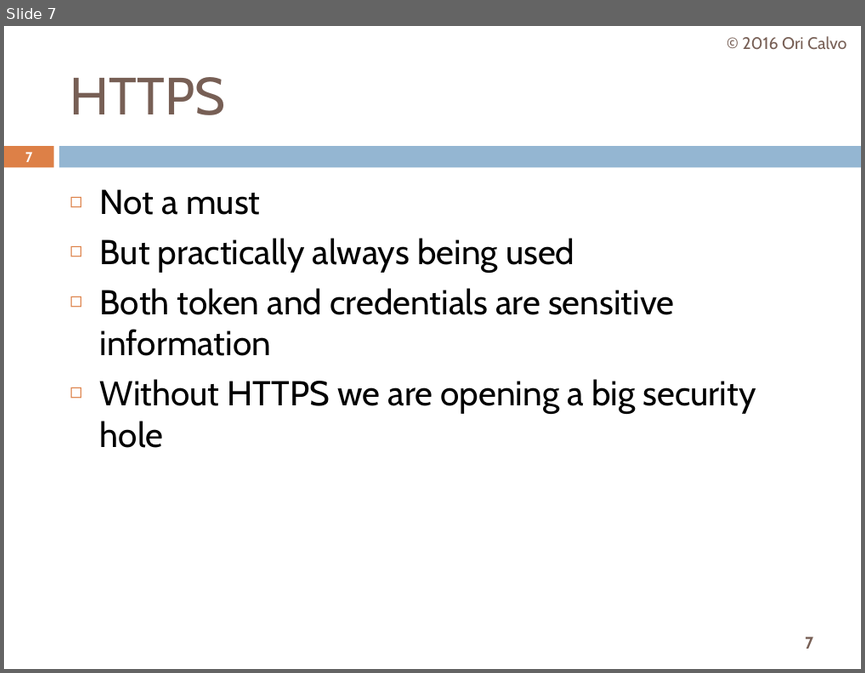
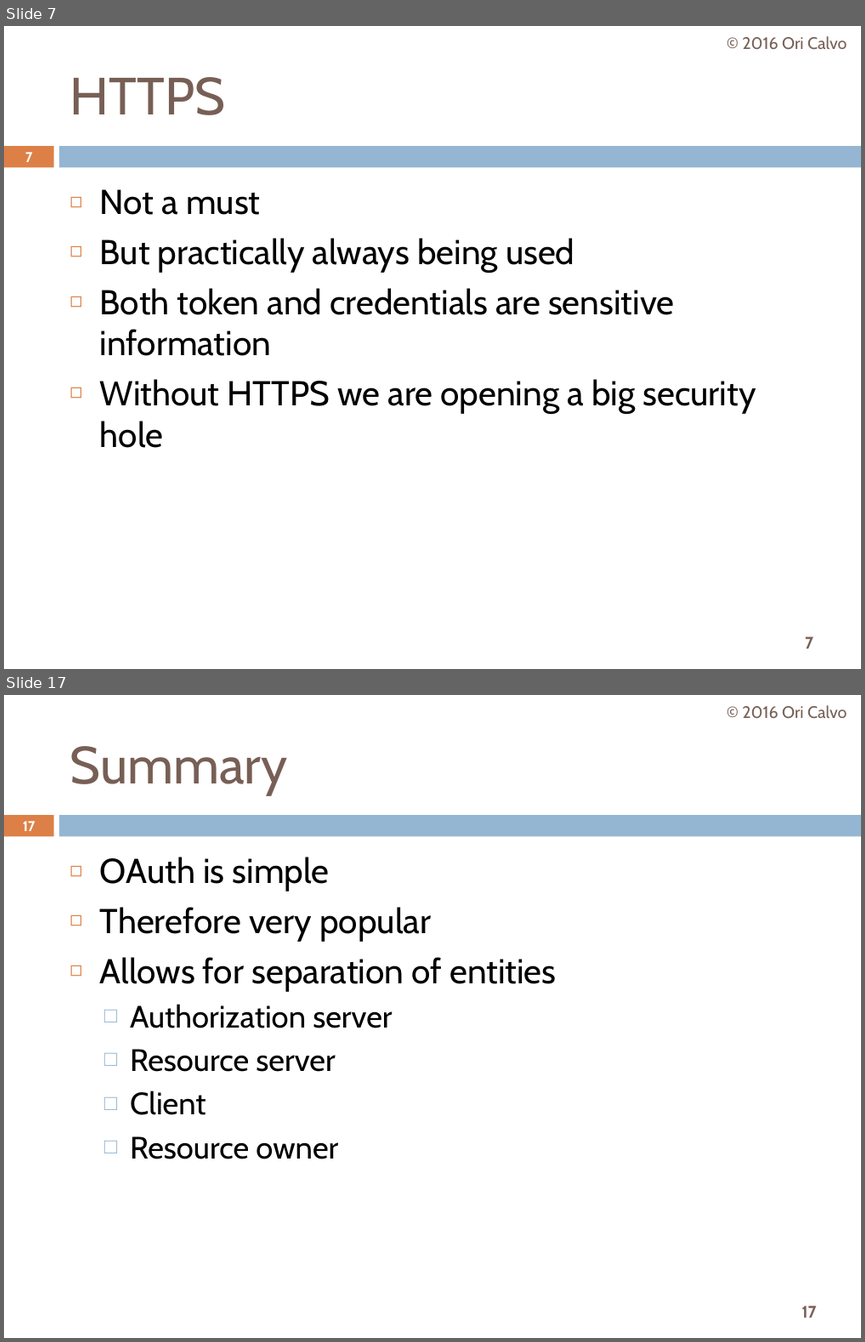
Before and after one commit to oricalvo/course-oauth, a slide deck: OAuth.pptx. Shown one above the other, each under a label of ours: slide 7 before the commit, slides 7 and 17 after it; the slides between them are not shown. The pictures are 865x673 and 865x1342 pixels, drawn with LibreOffice and Linux fonts; fonts in the diff are those of the drawing. Boxes give left, top, right and bottom in pixels: in the first picture for what was removed or moved away, otherwise in the second. Text is boxed around its words. In the diff, an @@ line names an element or a change of style, - is before the commit and + after.

```diff
--- a/OAuth.pptx
+++ b/OAuth.pptx
@@ slide 17 added at [4,695,861,1338], background #FFFFFF; not listed: 3 template elements that a slide beside it also shows @@
@@ text added at [742,705,846,719], 14 pt, text #775F55 @@
+© 2016 Ori Calvo
@@ title added at [69,746,287,795], 44 pt, text #775F55 @@
+Summary
@@ page number added at [23,821,35,831], 11.9 pt, text #FFFFFF, bold @@
+17
@@ text added at [100,857,556,1159], 29 pt, text #000000 @@
+◻ OAuth is simple
+◻ Therefore very popular
+◻ Allows for separation of entities
+  □ Authorization server
+  □ Resource server
+  □ Client
+  □ Resource owner
```
Also in this commit, not shown: 6 slides changed, 8 other slides added.
